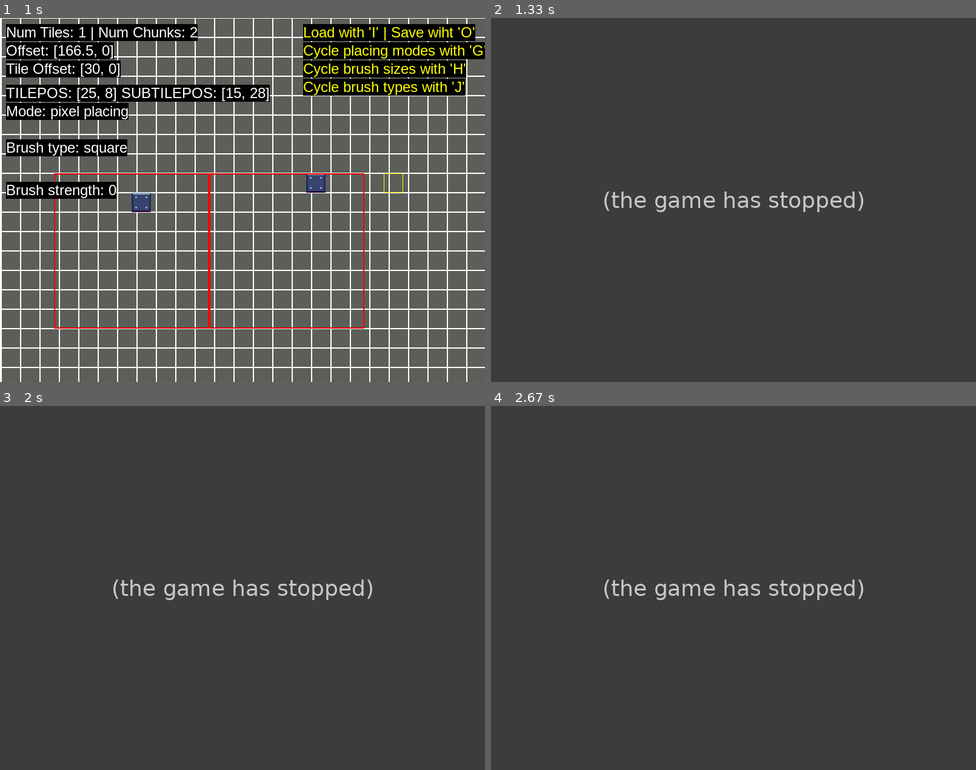
Above: before the commit, frames 1-4 (two rows, left to right).
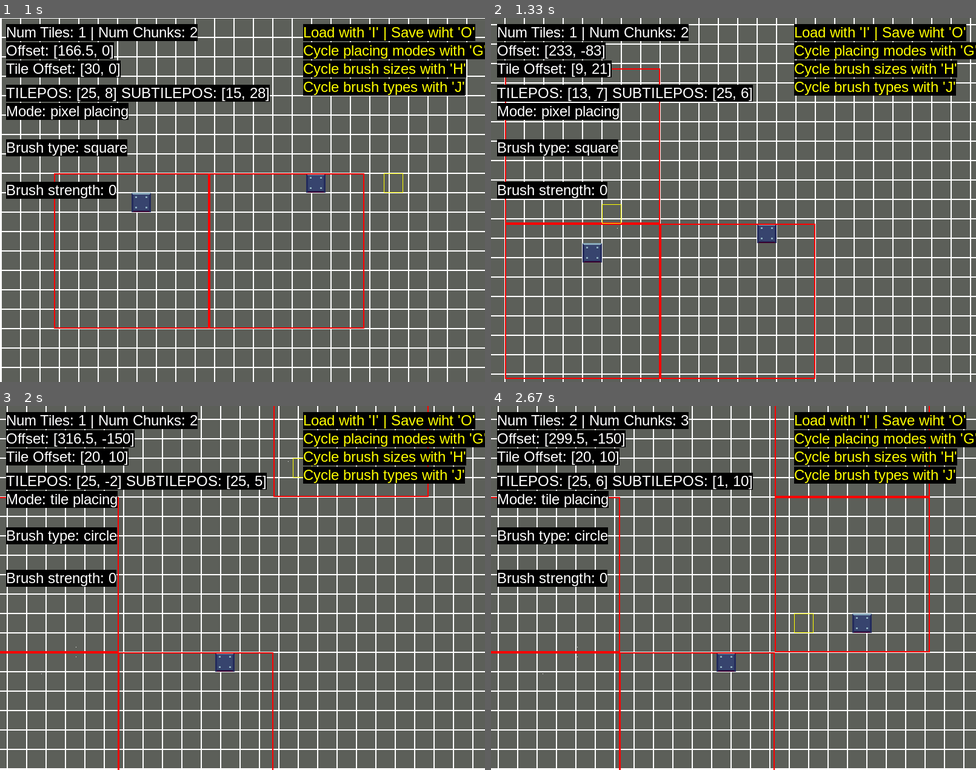
Above: after the commit, the same moments.

Repository: tea-enjoyer11/PlatformerGame0
Game: pygame game, started from leveleditor.py
Two runs of this game, one before a commit and one after it. Both use one fixed random seed, a clock stepped at 60 frames per second and the inputs below.
Inputs (mouse positions are in pixels of both pictures, inside the frame that each line leads up to):
- Up to frame 1 (1 s): click (242, 200) at 0.38 s; hold D from 0.67 s (still down); tap J at 0.73 s; click (397, 189) at 0.75 s; tap G at 0.82 s
- Up to frame 2 (1.33 s): tap J at 1.03, 1.23 s; release D at 1.13 s; hold W from 1.17 s (still down); click (617, 203) at 1.25 s
- Up to frame 3 (2 s): release W at 1.47 s; click (92, 675) at 1.55 s; hold D from 1.83 s (still down); tap J at 1.9 s; click (315, 460) at 1.92 s; tap G at 1.98 s
- Up to frame 4 (2.67 s): tap J at 2.2, 2.4 s; release D at 2.3 s; hold A from 2.33 s (still down); click (791, 620) at 2.42 s

Frame 1 is identical in both runs. In frame 2, 100% of the frame differs, in the area x 0-100%, y 0-100%; in frame 3, 100%; in frame 4, 100%.
Error before the commit: TypeError: Source objects must be a Surface (tiles.py line 695); the game stopped at 1.27 s (later frames are placeholders)

Commit message:
pixel painting bug zum teil gefixt

Diff:
--- a/Scripts/tiles.py
+++ b/Scripts/tiles.py
@@ -308,60 +308,49 @@
 
     def extend_pixels(self, data: list[Vector2], start_tile_pos: Vector2, start_pixel_pos: Vector2, color: tuple = (255, 255, 255)) -> None:
         self._last_pre_render_data = self._calc_pre_render_data()
-        start_pixel_pos = Vector2(start_pixel_pos.x % CHUNKSIZE, start_pixel_pos.y % CHUNKSIZE)
+        # start_pixel_pos = Vector2(start_pixel_pos.x % CHUNKSIZE, start_pixel_pos.y % CHUNKSIZE)
         buffer: dict[tuple, list[tuple]] = {tuple(start_tile_pos): []}
 
         SHIFTING_SIZE = TILESIZE - 1
         for offset_pixel in data:
             tile_pos = start_tile_pos.copy()
-            pixel_pos = start_pixel_pos.copy() + offset_pixel.copy()
-
-            # TODO bug fixen: Wenn pixel_pos durch offset negativ wird, müssen tile_pos und pixel_pos geändert werden
+            pixel_pos = start_pixel_pos + offset_pixel
+
+            # TODO: die überlappenden pixel an chunkbordern fixen!
+            # vllt chunksize varaible noch einbauen.
             if pixel_pos.x < 0:
-                pp = pixel_pos.copy()
-                tp = tile_pos.copy()
                 tile_pos.x -= 1
                 pixel_pos.x += SHIFTING_SIZE
-                print("111111111", pp, tp, "    |    ", pixel_pos, tile_pos)
             elif pixel_pos.x > TILESIZE - 1:
-                pp = pixel_pos.copy()
-                tp = tile_pos.copy()
                 tile_pos.x += 1
                 pixel_pos.x -= SHIFTING_SIZE
-                print("222222222", pp, tp, "    |    ", pixel_pos, tile_pos)
             if pixel_pos.y < 0:
-                pp = pixel_pos.copy()
-                tp = tile_pos.copy()
                 tile_pos.y -= 1
                 pixel_pos.y += SHIFTING_SIZE
-                print("333333333", pp, tp, "    |    ", pixel_pos, tile_pos)
             elif pixel_pos.y > TILESIZE - 1:
-                pp = pixel_pos.copy()
-                tp = tile_pos.copy()
                 tile_pos.y += 1
                 pixel_pos.y -= SHIFTING_SIZE
-                print("444444444", pp, tp, "    |    ", pixel_pos, tile_pos)
 
             tile_pos = tuple(tile_pos)
             if tile_pos not in buffer:
                 buffer[tile_pos] = []
-            buffer[tile_pos].append(tuple(pixel_pos.copy()))
+            buffer[tile_pos].append(tuple(pixel_pos))
 
         print(buffer)
 
-        for pos, data in buffer.items():
+        for pos, data_ in buffer.items():
             pos = (pos[0] % CHUNKSIZE, pos[1] % CHUNKSIZE)
             custom_tile: CustomTile = None
             if pos in self._tiles:
                 if isinstance(self._tiles[pos], CustomTile):
                     custom_tile = self._tiles[pos]
                 else:
-                    custom_tile = CustomTile(start_tile_pos)
+                    custom_tile = CustomTile(pos)
                     self._tiles[pos] = custom_tile
             else:
-                custom_tile = CustomTile(start_tile_pos)
+                custom_tile = CustomTile(pos)
                 self._tiles[pos] = custom_tile
-            custom_tile.extend_pixels(data, color=color)
+            custom_tile.extend_pixels(data_, color=color)
             custom_tile.pre_render()
         self._pre_render_data = self._calc_pre_render_data()
 
@@ -492,6 +481,7 @@
     def get_pre_render(self, offset: Vector2 = Vector2(0)) -> tuple[Surface, tuple]:
         global_pos = tuple(self.pos)
         global_pos = (global_pos[0] * self.size[0] * TILESIZE - offset[0], global_pos[1] * self.size[1] * TILESIZE - offset[1])
+        print(self._pre_renderd_surf)
         return (self._pre_renderd_surf, global_pos - self.pre_render_offset)
 
 
@@ -594,6 +584,7 @@
 
         chunk = self._chunks[related_chunk_pos]
         chunk.add_pixel(tile_pos, pixel_pos)
+        self.add_to_pre_render_queue(chunk)
 
     def extend_pixels(self, data: list[Vector2], start_tile_pos: Vector2, start_pixel_pos: Vector2, color: tuple = (255, 255, 255)) -> None:
         related_chunk_pos = (start_tile_pos.x // self.chunk_size[0], start_tile_pos.y // self.chunk_size[1])
@@ -603,6 +594,7 @@
 
         chunk = self._chunks[related_chunk_pos]
         chunk.extend_pixels(data, start_tile_pos, start_pixel_pos, color=color)
+        self.add_to_pre_render_queue(chunk)
 
     def extend(self, tiles: list[Tile]) -> None:
         for tile in tiles:
@@ -692,6 +684,8 @@
                 if (x, y) in self._chunks:
                     l.append(self._chunks[(x, y)].get_pre_render(offset))
 
+        # TODO Bug fixen: chunk wird manchmal nicht richtig ge prerendert
+        # hängt wahrscheinlich alles mit dieser verdammten queue zusammen
         surf.fblits(l)
 
         for y in range(p1[1], p2[1] + 1):
--- a/app.py
+++ b/app.py
@@ -27,6 +27,9 @@
 tiles.append(CustomRamp(Vector2(-10, 9), load_image("assets/custom_ramp_hitbox.png", flip_x=True), TileType.RAMP_LEFT, img_idx=33))
 tiles.append(CustomRamp(Vector2(-13, 9), load_image("assets/custom_ramp3_hitbox.png", flip_x=True), TileType.RAMP_LEFT, img_idx=55))
 tiles.append(CustomRamp(Vector2(-15, 9), load_image("assets/custom_ramp3_hitbox.png"), TileType.RAMP_RIGHT, img_idx=5))
+custom_tile = CustomTile(Vector2(-17, 9))
+custom_tile.extend_pixels([(i, 5) for i in range(TILESIZE - 1)])
+# tiles.append(custom_tile)
 for x in range(-24, 24):
     for y in range(16):
         tiles.append(Tile(Vector2(x, 10 + y)))
